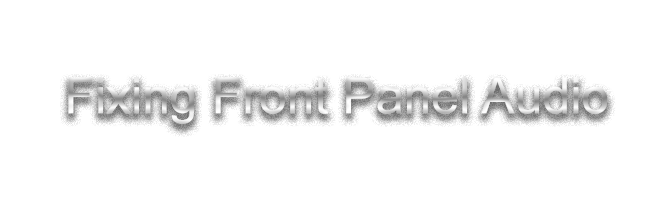
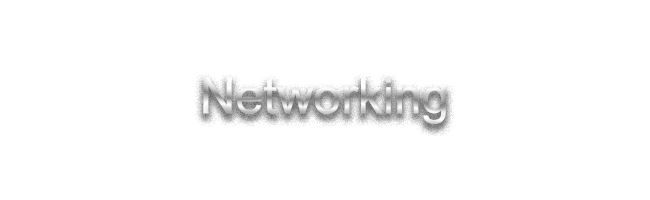
Two versions of the same layered image (650×200). Layer-by-layer changes:
renamed "Fixing Front Panel Audio" to "Networking", painted on it over <box>68,77,608,124</box>
